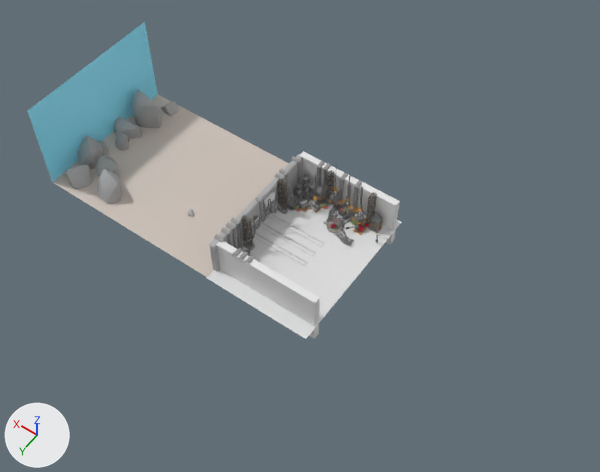
Renders of the Blender file Assets/Sprites/UI/Backgrounds/MenuMap.blend from each side of a commit.
Both versions are drawn from a camera (50 mm lens) standing at (-44.1, 57.3, 92.3) and looking at (-3.9, 1.2, 4.0). Arrows for +X, +Y and +Z are at lower left; the lights stay in place.
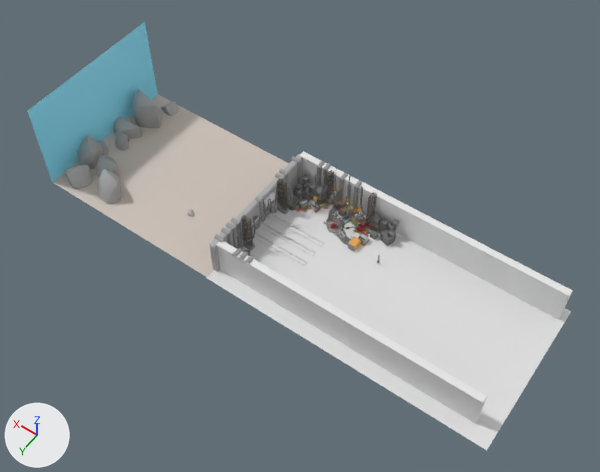
Patch to the scene script:
```diff
--- a/Assets/Sprites/UI/Backgrounds/MenuMap.blend.py
+++ b/Assets/Sprites/UI/Backgrounds/MenuMap.blend.py
@@ me_plane @@
 me_plane.from_pydata(...)  # 45 vertices, 32 faces; spans x -1.0..1.0, y -1.0..1.0, z -0.01..0.0
 # used by ob_plane; location = (-4.2, 0.0, 0.0); rotation_euler = (0.0, 0.0, 0.00109), in degrees (0, 0, 0.1); scale = (8.26, 11.8, 16.3)
 # before: 0 (-1.0, -1.0, 0.0) at pixel (401, 222), 2 (-1.0, 1.0, 0.0) at pixel (305, 339), 4 (-1.0, -0.01, 0.0) at pixel (356, 277), 9 (-1.0, -0.5, 0.0) at pixel (379, 249), 13 (-1.0, 0.03, 0.0) at pixel (355, 279)
+# me_plane part 1
+for i in [0, 2, 4, 9, 13]: me_plane.vertices[i].co += Vector((-3.14, 0.0, 0.0))
 me_plane.materials.append(mat_ground)
@@ me_cube @@
 me_cube.from_pydata(...)  # 8 vertices, 6 faces; spans x -2.33..1.0, y -1.0..1.0, z -1.0..1.76
 # used by ob_cube_001; location = (-0.9, -10.2, 0.0); scale = (4.85, 0.511, 3.13)
+# me_cube part 2: the whole mesh is scaled about its middle by (2.57, 1, 1), then moved by (-2.62, 0.0, 0.0)
@@ me_cube_001 @@
 me_cube_001.from_pydata(...)  # 8 vertices, 6 faces; spans x -2.35..1.0, y -1.0..1.0, z -1.0..1.74
 # used by ob_cube_002; location = (-0.9, 9.1, 0.0); scale = (4.85, 0.511, 3.13)
+# me_cube_001 part 3: the whole mesh is scaled about its middle by (2.44, 1, 1), then moved by (-2.41, 0.0, 0.0)
@@ ob_cube_134 @@
+ob_cube_134 = bpy.data.objects.new('Cube.134', me_cube_012)
+ob_cube_134.location = (-12.8, -9.1, 2.8)
+ob_cube_134.rotation_euler = (0.0, 0.0, -0.106)  # degrees (0, 0, -6.1)
+ob_cube_134.scale = (-0.433, 0.414, 0.414)
@@ ob_cube_132 @@
+ob_cube_132 = bpy.data.objects.new('Cube.132', me_cube_012)
+ob_cube_132.location = (-11.3, -8.7, 1.3)
+ob_cube_132.rotation_euler = (0.0, 0.0, -0.106)  # degrees (0, 0, -6.1)
+ob_cube_132.scale = (-0.433, 0.414, 1.29)
@@ ob_cube_131 @@
+ob_cube_131 = bpy.data.objects.new('Cube.131', me_cube_012)
+ob_cube_131.location = (-13.0, -7.8, 1.9)
+ob_cube_131.rotation_euler = (0.0, 0.0, -0.106)  # degrees (0, 0, -6.1)
+ob_cube_131.scale = (-0.433, 0.414, 0.414)
@@ ob_cube_130 @@
+ob_cube_130 = bpy.data.objects.new('Cube.130', me_cube_012)
+ob_cube_130.location = (-10.6, -7.3, 0.4)
+ob_cube_130.rotation_euler = (0.0, 0.0, -0.106)  # degrees (0, 0, -6.1)
+ob_cube_130.scale = (-0.433, 0.414, 0.414)
@@ ob_cube_129 @@
+ob_cube_129 = bpy.data.objects.new('Cube.129', me_cube_012)
+ob_cube_129.location = (-12.5, -7.9, 0.7)
+ob_cube_129.rotation_euler = (0.0, 0.0, -0.269)  # degrees (0, 0, -15)
+ob_cube_129.scale = (-0.784, 0.755, 0.752)
@@ ob_cube_143 @@
+ob_cube_143 = bpy.data.objects.new('Cube.143', me_cube_018)
+ob_cube_143.location = (-9.8, -5.8, 0.6)
+ob_cube_143.rotation_euler = (0.0, 0.0, -0.0443)  # degrees (0, 0, -2.5)
@@ ob_cube_135 @@
+ob_cube_135 = bpy.data.objects.new('Cube.135', me_cube_051)
+ob_cube_135.location = (-9.3, -4.3, 0.5)
+ob_cube_135.rotation_euler = (0.0, 0.0, -1.628)  # degrees (0, 0, -93)
+ob_cube_135.scale = (0.826, 0.582, 0.582)
```

Changed parts and their boxes [x1, y1, x2, y2] in the pictures (600 x 472 px; the box of a moved part takes in the faces that stretch with it):
'Plane', reshaped (86% wider, 76% taller)
    before: [206, 193, 402, 339]
    after: [206, 193, 571, 450]
'Cube.002', mesh rescaled (159% wider, 85% taller)
    before: [216, 241, 320, 339]
    after: [216, 241, 487, 423]
'Cube.001', mesh rescaled (170% wider, 81% taller)
    before: [299, 151, 400, 244]
    after: [299, 151, 573, 320]
'Cube.129', added
    after: [380, 228, 396, 246]
'Cube.135', added
    after: [348, 236, 361, 252]
'Cube.132', added
    after: [379, 218, 389, 233]
'Cube.134', added
    after: [391, 218, 400, 229]
'Cube.131', added
    after: [387, 229, 396, 239]
'Cube.130', added
    after: [370, 230, 378, 240]
'Cube.143', added
    after: [358, 234, 368, 244]
'Cylinder.010', added
    after: [359, 232, 369, 240]
part 1 of me_plane, moved or reshaped
    before: [303, 220, 402, 339]
    after: [303, 228, 571, 450]
